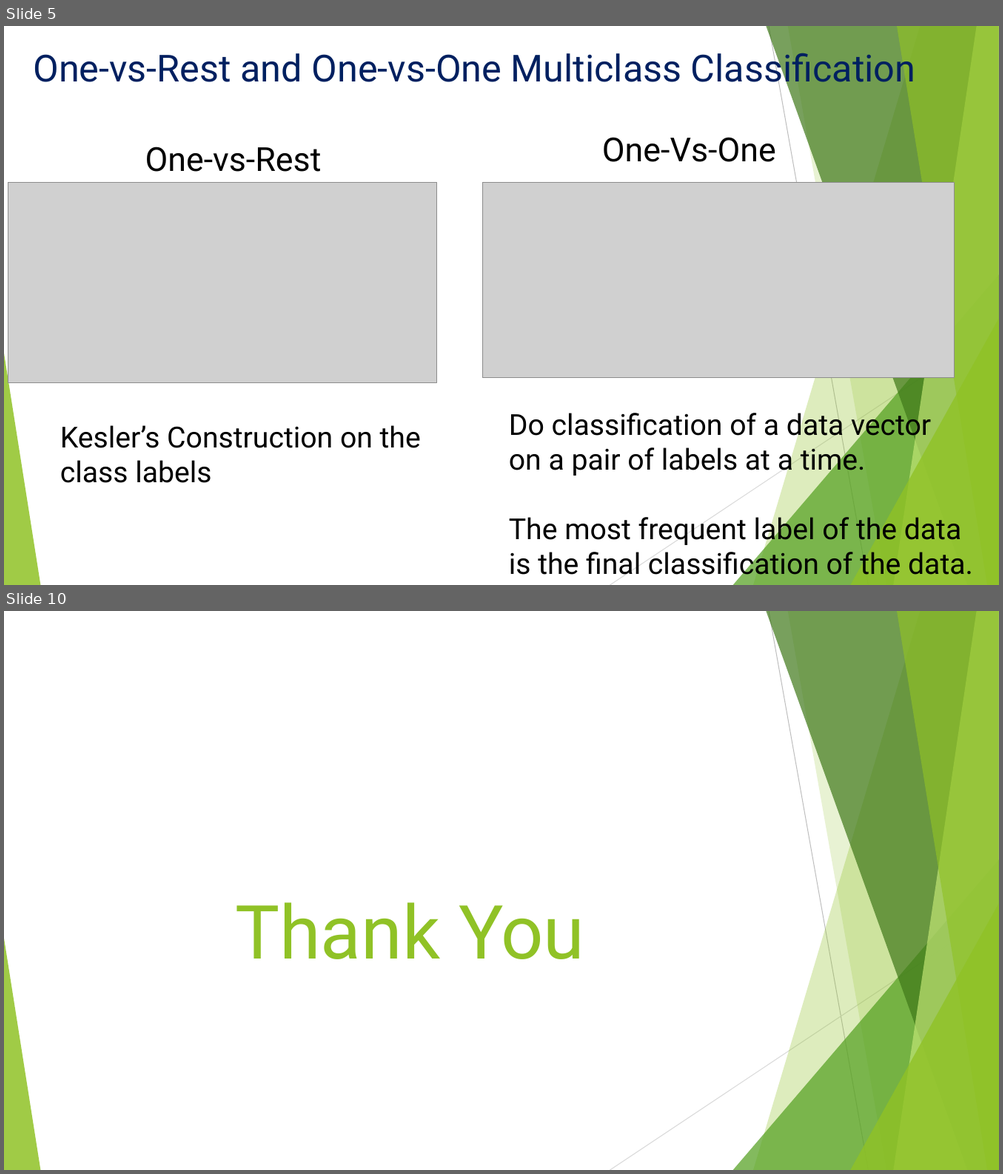
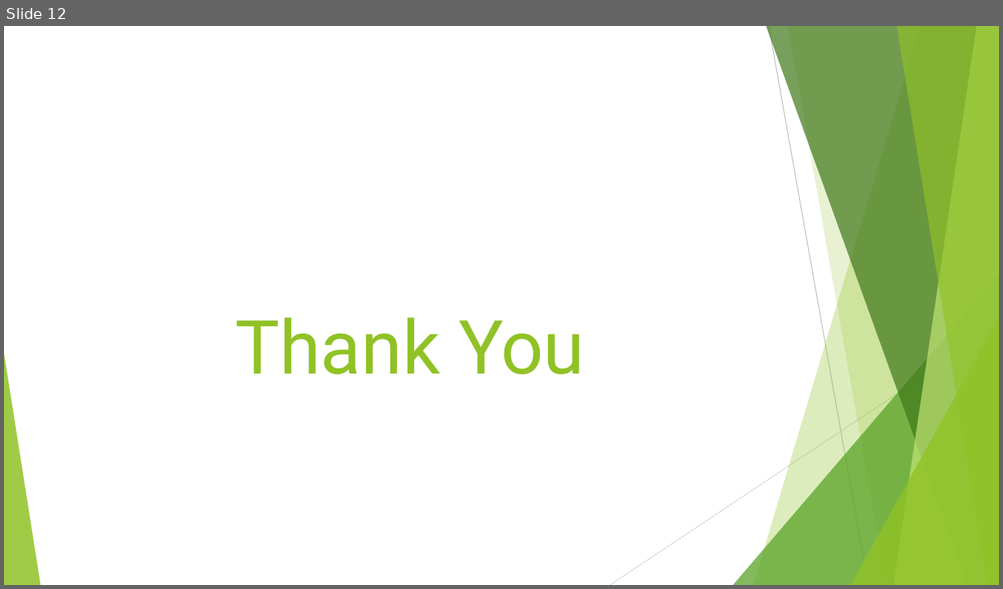
Before and after one commit to teambengio/finalproject, a slide deck: FinalReport_Team_Bengio.pptx. Shown one above the other, each under a label of ours: slides 5 and 10 before the commit, slide 12 after it; the slides between them are not shown. The pictures are 1003x1174 and 1003x589 pixels, drawn with LibreOffice and Linux fonts; fonts in the diff are those of the drawing; grey boxes stand for pictures. Boxes give left, top, right and bottom in pixels: in the first picture for what was removed or moved away, otherwise in the second. Text is boxed around its words. In the diff, an @@ line names an element or a change of style, - is before the commit and + after.

```diff
--- a/FinalReport_Team_Bengio.pptx
+++ b/FinalReport_Team_Bengio.pptx
@@ slide 5 removed at <box>4,26,999,585</box>, background #FFFFFF; not listed: 10 template elements that a slide beside it also shows @@
@@ title removed at <box>33,47,916,90</box> @@
-One-vs-Rest and One-vs-One Multiclass Classification
@@ text removed at <box>145,147,321,172</box> @@
-One-vs-Rest
@@ text removed at <box>602,137,776,162</box> @@
-One-Vs-One
@@ picture removed at <box>8,183,438,383</box> @@
@@ picture removed at <box>482,183,955,378</box> @@
@@ text removed at <box>509,409,973,582</box> @@
-Do classification of a data vector
-on a pair of labels at a time.
-The most frequent label of the data
-is the final classification of the data.
@@ text removed at <box>60,426,421,483</box> @@
-Kesler’s Construction on the
-class labels
@@ what was slide 10 is now slide 12 @@
```
Also in this commit, not shown: 9 slides changed, 4 slides added, 3 other files.
